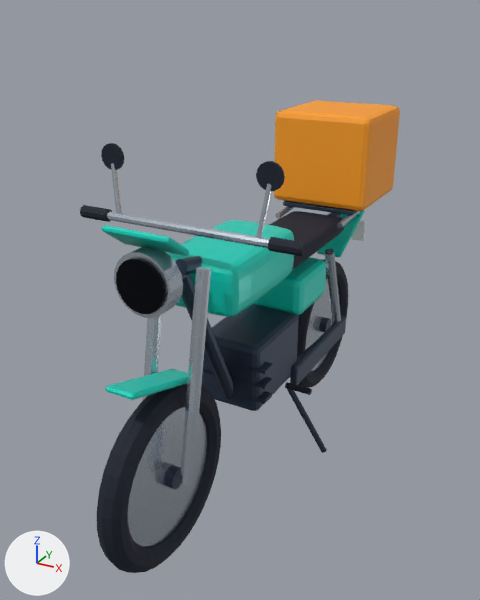
A saved change to the Blender file last-mile-game/assets/models/motorbike-source.blend.
The view is the same before and after, from a 50 mm lens placed at (1.04, -2.02, 1.67), pointed at (-0.05, -0.05, 0.68). The axes (+X, +Y, +Z) are drawn at lower left. The lights are the same throughout. The picture after the commit comes second.

Objects in the first picture: 'Bike_Body', 'Lens_Head', 'Wheel_Front', 'Wheel_Rear'.
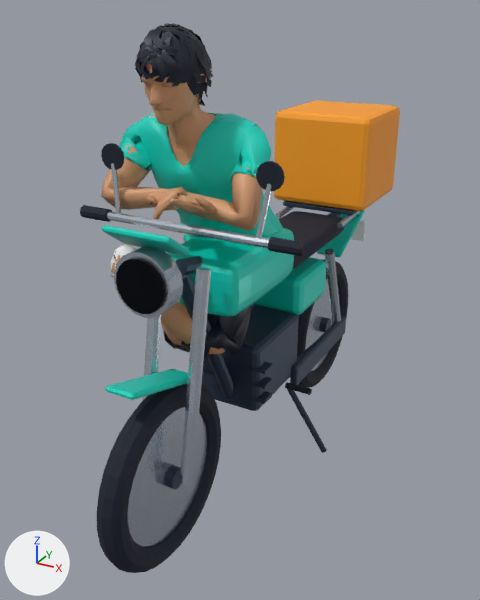
Boxes [x1, y1, x2, y2] around the edits, measured in the pictures (480 x 600 px):
'Bike_Body', reshaped
    before: [80, 100, 400, 485]
    after: [80, 23, 400, 485]
part 1 of me_cylinder_014, added
    after: [101, 23, 283, 357]

The edits, one by one:
Material 'Rider_Tops' (mat_rider_tops) is new.
Its base color is (0.0, 0.658, 0.521) (cyan #00d4bf).
Material 'Rider_Body' (mat_rider_body) is new.
Its base color is (0.658, 0.328, 0.168) (beige #d49b72).
Material 'Rider_Shoes' (mat_rider_shoes) is new.
Its base color is (0.939, 0.956, 0.973) (white #f8fafc).
Material 'Rider_Hair' (mat_rider_hair) is new.
Its base color is (0.00478, 0.00857, 0.0232) (black #0f172a).
Material 'Rider_Bottoms' (mat_rider_bottoms) is new.
Its base color is (0.00478, 0.00857, 0.0232) (black #0f172a).
me_cylinder_014 is used by ob_bike_body; location (0.0, 0.0, 0.0); rotation (-0.47, 3.142, 0.0), in degrees (-27, 180, 0).
me_cylinder_014 had 1476 vertices, 1238 faces and spanned x -0.38..0.38, y -0.44..1.42, z -1.37..0.03.
me_cylinder_014 now has 6025 vertices, 6928 faces and spans x -0.38..0.38, y -0.44..1.42, z -1.64..0.03.
me_cylinder_014 part 1: 4549 vertices added at x -0.21..0.34, y -0.09..0.51, z -1.64..-0.5.
me_cylinder_014 part 2: the surface is now shaded smooth.
me_cylinder_014 gains material mat_rider_body (beige #d49b72).
me_cylinder_014 gains material mat_rider_bottoms (black #0f172a).
me_cylinder_014 gains material mat_rider_hair (black #0f172a).
me_cylinder_014 gains material mat_rider_shoes (white #f8fafc).
me_cylinder_014 gains material mat_rider_tops (cyan #00d4bf).
